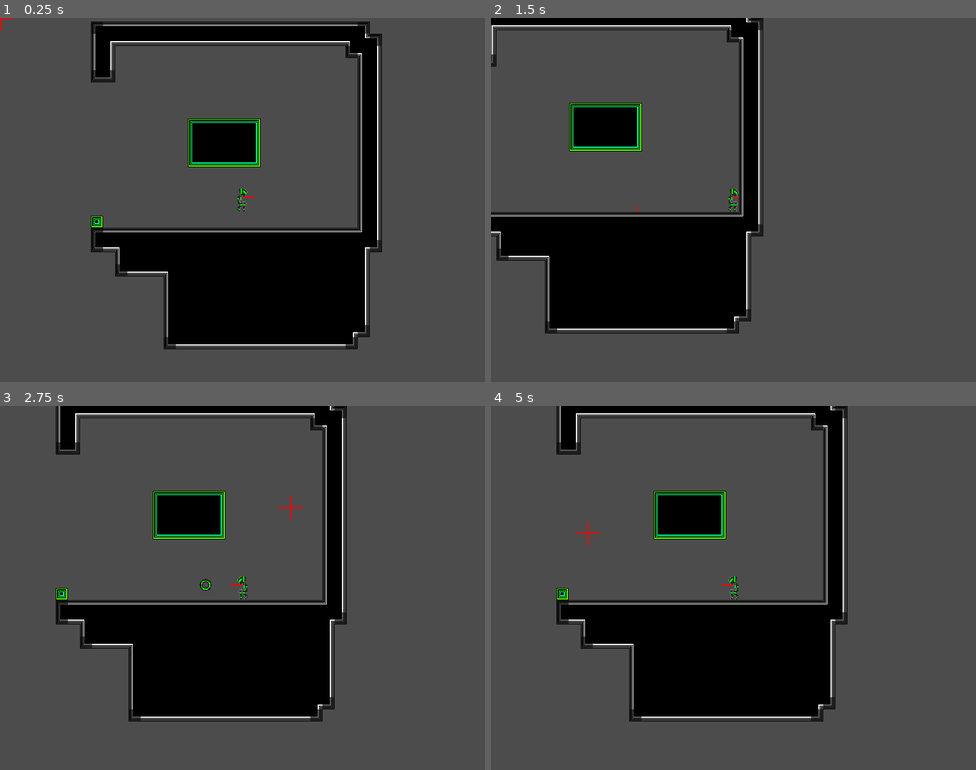
Above: before the commit, frames 1-4 (two rows, left to right).
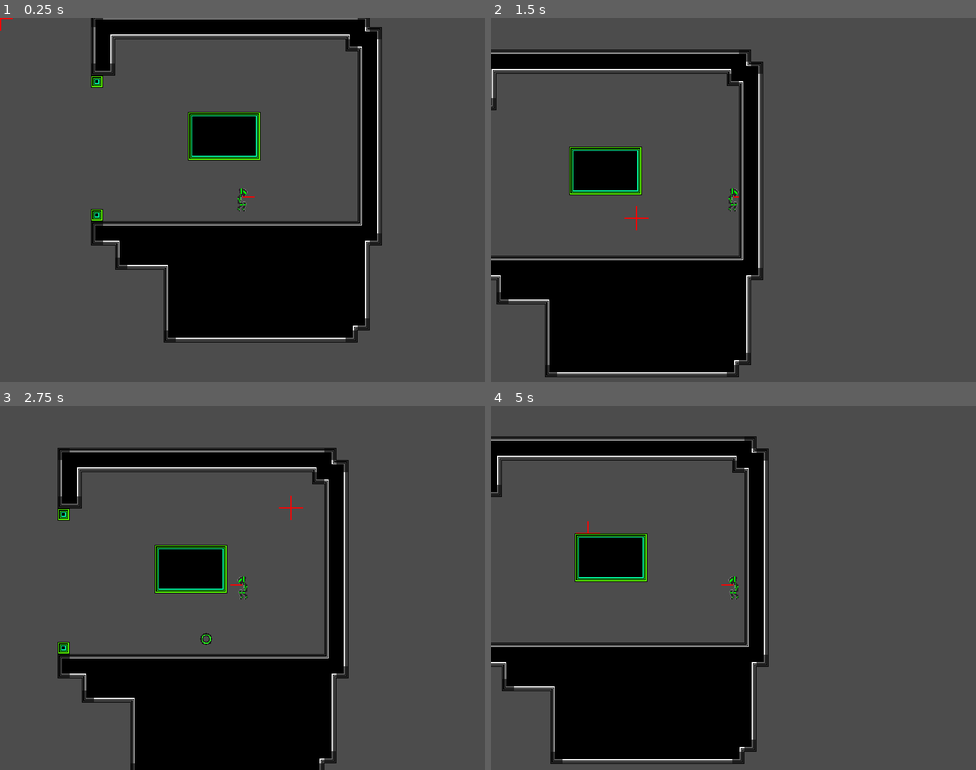
Above: after the commit, the same moments.

Repository: emmawithanE/Frisbee
Game: Godot game, scene res://scenes/World.tscn
The game is run twice, just before and just after one commit, with the same random seed, the same clock (stepped at 60 frames per second) and the same inputs.
Inputs (mouse positions are in pixels of both pictures, inside the frame that each line leads up to):
- Up to frame 1 (0.25 s): no input
- Up to frame 2 (1.5 s): move the mouse to (840, 181) at 0.52 s; hold Right (ui_right) from 0.53 s (still down); tap R (dash) at 0.6 s; tap Space (ui_jump) at 0.77, 0.8, 1.07, 1.35 s; move the mouse to (636, 218) at 1.27 s
- Up to frame 3 (2.75 s): tap Space (ui_jump) at 1.52, 1.82, 2.3 s; tap R (dash) at 1.55 s; move the mouse to (291, 507) at 2.02 s; release Right (ui_right) at 2.03 s; hold Left (ui_left) from 2.03 s (still down); click (291, 507) at 2.1 s
- Up to frame 4 (5 s): move the mouse to (709, 660) at 2.77 s; release Left (ui_left) at 2.78 s; hold Right (ui_right) 2.78-4.28 s; tap R (dash) at 2.85, 3.6, 4.55 s; tap Space (ui_jump) at 3.02, 3.32, 3.77, 3.8, 4.07, 4.35, 4.52, 4.82 s; move the mouse to (879, 642) at 3.52 s; move the mouse to (588, 533) at 4.27 s; hold Left (ui_left) from 4.28 s (still down)

The runs differ from the first frame. In frame 1, 5.8% of the frame differs, in the area x 18-79%, y 0-91%; in frame 2, 23%; in frame 3, 27%; in frame 4, 33%, in the area x 0-74%, y 0-99%.

Commit message:
refactor movement

Diff:
--- a/scenes/Player.gd
+++ b/scenes/Player.gd
@@ -3,12 +3,12 @@
 export var colour = 1
 
 var vel = Vector2()
-const MAX_SPD = 100
+const MAX_SPD = 150
 const GRAV = 10
 const JUMP = 300
+const MAX_FALL_SPEED = 300
 const JUMP_PEAK = 45
 const UP = Vector2(0,-1)
-
 
 enum ShootingStates {
 	Empty, Ready, Grabbing, GrabBackswing
@@ -30,6 +30,9 @@
 const CHARGING_FALL_RATE = 0.5
 const DASH_SPEED = 800
 
+var on_floor = false
+var bounced = false
+
 # Called when the node enters the scene tree for the first time.
 func _ready():
 	pass # Replace with function body.
@@ -44,6 +47,7 @@
 
 # Called every frame. 'delta' is the elapsed time since the previous frame.
 func _physics_process(delta):
+	# Fun with sprites
 	$Pointing.set_rotation(aim_vector().angle())
 
 	var pointdir = fposmod($Pointing.rotation_degrees, 360)
@@ -52,6 +56,18 @@
 		$Sprite.flip_h = true
 	else:
 		$Sprite.flip_h = false
+
+	match dash_state:
+		DashState.ChargingDash:
+			$Sprite.set_frame_coords(Vector2(2, colour - 1))
+		DashState.Dash:
+			$Sprite.set_frame_coords(Vector2(3, colour - 1))
+			$Sprite.rotation = vel.angle() - PI/2
+		_:
+			if is_on_floor():
+				$Sprite.set_frame_coords(Vector2(0, colour - 1))
+			else:
+				$Sprite.set_frame_coords(Vector2(1, colour - 1))
 
 	if Input.is_action_just_pressed("click"):
 		match shooting_state:
@@ -75,99 +91,75 @@
 			_:
 				assert(false, "unhandled shooting state " + str(shooting_state))
 
-	# Here there be jumping
+	# friction
+	if on_floor:
+		vel.x /= 2 # hard clamp
+		if abs(vel.x) < 1:
+			vel.x = 0 # floating point
+	else:
+		# gentle clamp
+		vel.x -= vel.x*vel.x*sign(vel.x)*0.01*delta
+		vel.x -= sign(vel.x)*min(abs(vel.x), 15)
+	if bounced:
+		vel.y -= vel.y*vel.y*sign(vel.y)*0.01*delta
+	# jumping
+	if on_floor:
+		if Input.is_action_just_pressed("ui_jump"):
+			vel.y = -JUMP
 
+	# movement
 
+	var left = Input.is_action_pressed("ui_left")
+	var right = Input.is_action_pressed("ui_right")
+	if left != right:
+		if dash_state != DashState.ChargingDash:
+			var dx = -MAX_SPD*int(left) + MAX_SPD*int(right)
+			if abs(vel.x) > MAX_SPD :
+				vel.x += dx*delta
+			else:
+				vel.x = dx
 
-	if dash_state == DashState.ChargingDash || dash_state == DashState.Dash:
-		pass
-	else:
-		# jumping and x clamping
-		if is_on_floor():
-			if Input.is_action_just_pressed("ui_jump"):
-				vel.y = -JUMP
-			vel.x /= 2 # hard clamp
-			if abs(vel.x) < 1:
-				vel.x = 0 # floating point
-		else:
-			# gentle clamp
-			vel.x -= sign(vel.x) * min(abs(vel.x), 15)
+	var gravity = GRAV
 
-		# movement
-		var left = Input.is_action_pressed("ui_left")
-		var right = Input.is_action_pressed("ui_right")
-		if left != right:
-			var dv = Vector2(-MAX_SPD*int(left) + MAX_SPD*int(right), 0)
-			if abs(dv.x) > abs(vel.x) && dv.x*vel.x >= 0:
-				vel += dv
-			else:
-				var bounce = slide_with_bounce(dv, delta)
-				vel += bounce[1]
-
-	# Handle dashing
-	if (Input.is_action_just_pressed("dash") && dash_state == DashState.Ready):
-		dash_state = DashState.ChargingDash
-		vel = Vector2(0, 0)
-	if (dash_state == DashState.ChargingDash):
-		dash_charge += delta
-
-	if (Input.is_action_just_released("dash") && dash_state == DashState.ChargingDash):
-		print("dash: " + str(dash_charge))
-		dash_state = DashState.Dash
-		$DashTimer.start(min(MAX_DASH, dash_charge * DASH_SCALE))
-		vel = aim_vector() * DASH_SPEED
+	match dash_state:
+		DashState.Ready:
+			if Input.is_action_just_pressed("dash"):
+				dash_state = DashState.ChargingDash
+				vel = Vector2(0, 0)
+		DashState.ChargingDash:
+			vel.y = CHARGING_FALL_RATE
+			dash_charge += delta
+			if Input.is_action_just_released("dash"):
+				dash_state = DashState.Dash
+				$DashTimer.start(min(MAX_DASH, dash_charge * DASH_SCALE))
+				vel = aim_vector() * DASH_SPEED
+		DashState.Dash:
+			gravity = 0
 
 	# Gravity time
-	var gravity = 0
-	if (vel.y <= JUMP_PEAK && vel.y >= -JUMP_PEAK):
-		gravity += GRAV/2
-	else:
-		gravity += GRAV
-
-	match dash_state:
-		DashState.ChargingDash:
-			gravity = min(gravity, CHARGING_FALL_RATE)
-		DashState.Dash:
-			if vel.y != 0:
-				gravity = 0
-
 	vel.y += gravity
 
-	print("applying main force " + str(vel))
-	var bounce = slide_with_bounce(vel, delta)
-	vel = bounce[0] + bounce[1]
-
-
-
-	# Fun with sprites
-	match dash_state:
-		DashState.ChargingDash:
-			$Sprite.set_frame_coords(Vector2(2, colour - 1))
-		DashState.Dash:
-			$Sprite.set_frame_coords(Vector2(3, colour - 1))
-			$Sprite.rotation = vel.angle() - PI/2
-		_:
-			if is_on_floor():
-				$Sprite.set_frame_coords(Vector2(0, colour - 1))
-			else:
-				$Sprite.set_frame_coords(Vector2(1, colour - 1))
-
-func slide_with_bounce(vel, delta):
-	var dv = Vector2(0, 0)
-	var new_vel = vel
-	var coll = move_and_collide(vel * delta)
-	if coll:
-		new_vel += (new_vel*coll.normal).length()*coll.normal
-		new_vel /= 2
-		if (coll.get_collider().has_method("bouncy")):
-			if coll.get_collider().bouncy(self, coll):
-				var s = -sign(vel.dot(coll.normal))
-				dv = (vel + Vector2(400, 400)) * coll.normal * s
-			else:
+	var remaining_force = vel*delta
+	on_floor = false
+	while remaining_force.length():
+		var coll = move_and_collide(remaining_force)
+		if !coll:
+			break
+		else:
+			if coll.normal.y < 0:
+				on_floor = true
+				bounced = false
+			if coll.normal.y > 0:
 				if dash_state == DashState.Dash:
 					dash_state = DashState.NoDash
-
-	return [new_vel, dv]
+			remaining_force = coll.remainder
+			remaining_force += (remaining_force*coll.normal).length()*coll.normal
+			if (coll.collider.has_method("bouncy")) && coll.collider.bouncy(self, coll):
+				bounced = true
+				vel = vel.bounce(coll.normal) + coll.normal*Vector2(800, 800)
+				remaining_force += coll.normal*Vector2(800, 800)*delta
+			else:
+				vel += (vel*coll.normal).length()*coll.normal
 
 func grab_timeout():
 	print("timeout")
--- a/scenes/World.tscn
+++ b/scenes/World.tscn
@@ -19,7 +19,7 @@
 script = ExtResource( 2 )
 
 [node name="Floor" parent="." instance=ExtResource( 3 )]
-tile_data = PoolIntArray( -655372, 1, 0, -65528, 0, 2, -6552 …(964 unchanged characters)… 6638, 0, 196609, 196639, 0, 131072, 262174, 0, 196609, 262175, 0, 131072, 327710 …(4544 unchanged characters)…
+tile_data = PoolIntArray( -655372, 1, 0, -65528, 0, 2, -6552 …(964 unchanged characters)… 6638, 0, 196609, 196639, 0, 131072, 262152, 1, 0, 262174, 0, 196609, 262175, 0, 131072, 327710 …(4544 unchanged characters)…
 
 [node name="CanvasLayer" type="CanvasLayer" parent="."]
 
